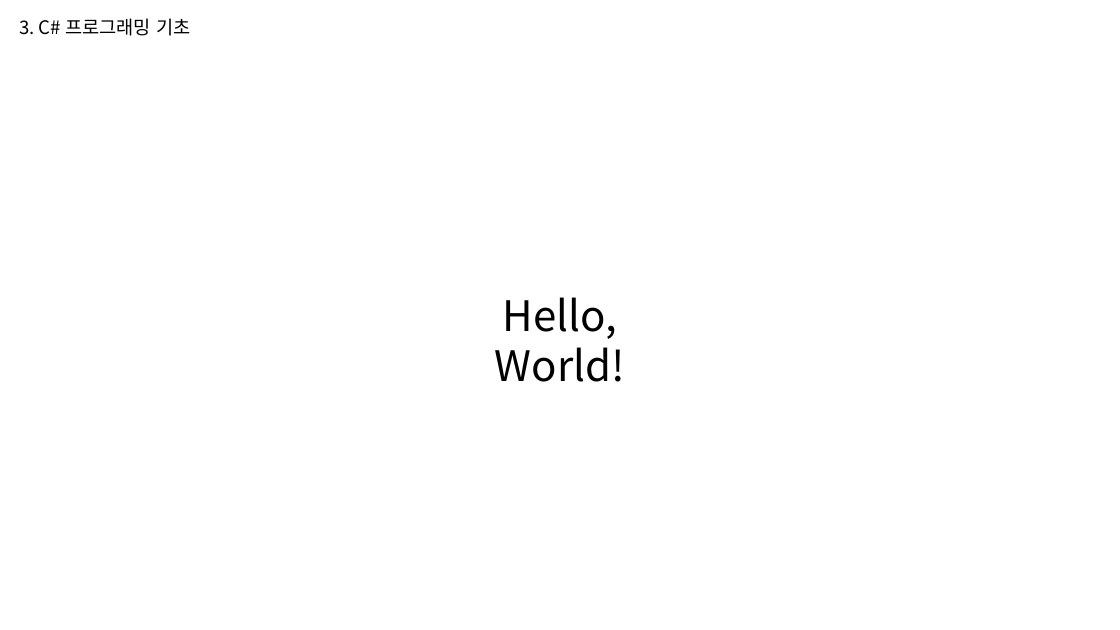
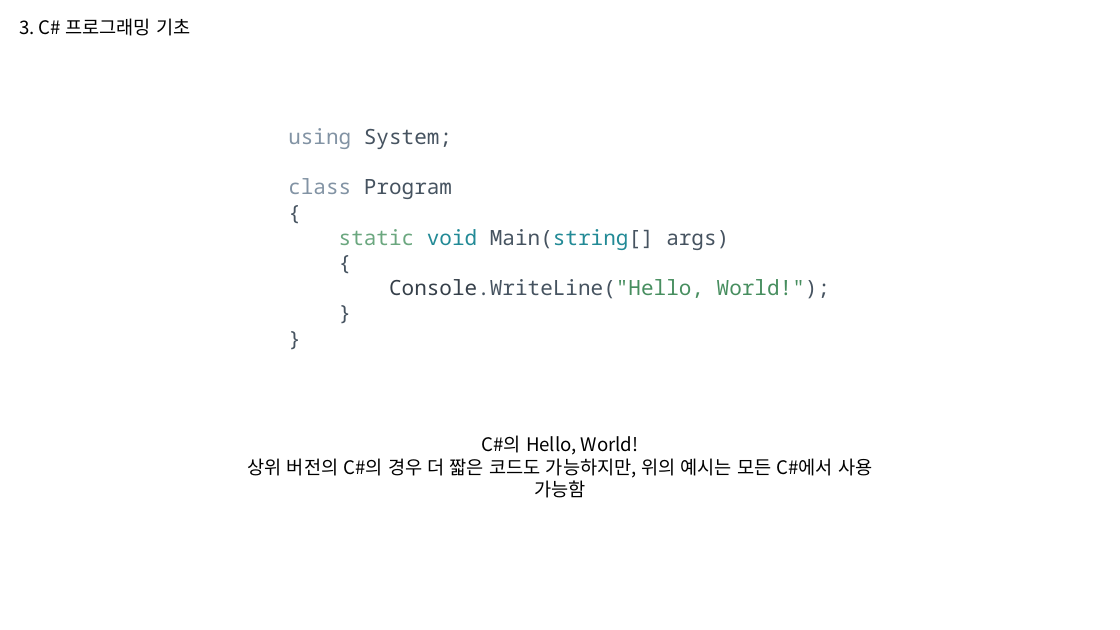
Before and after one commit to WooLyung/2023-Unity-CSharp, a slide deck: slide 22 of 1. C# 기초.pptx (slide 21 before the commit). Drawn at 1120x630 pixels with LibreOffice and Linux fonts; fonts in the diff are those of the drawing. Boxes give left, top, right and bottom in pixels: in the first picture for what was removed or moved away, otherwise in the second. Text is boxed around its words. In the diff, an @@ line names an element or a change of style, - is before the commit and + after.

```diff
--- a/1. C# 기초.pptx
+++ b/1. C# 기초.pptx
@@ text added at (x1=288, y1=128, x2=830, y2=299), 18 pt, text #465360 @@
+using System;
+class Program
+{
+static void Main(string[] args)
+{
+Console.WriteLine("Hello, World!");
+}
+}
@@ text removed at (x1=495, y1=297, x2=625, y2=382) @@
-Hello, World!
@@ text added at (x1=248, y1=435, x2=872, y2=498), 16 pt, text #000000 @@
+C#의 Hello, World!
+상위 버전의 C#의 경우 더 짧은 코드도 가능하지만, 위의 예시는 모든 C#에서 사용 가능함
```
Also in this commit, not shown: 9 other slides changed, 8 slides added.
